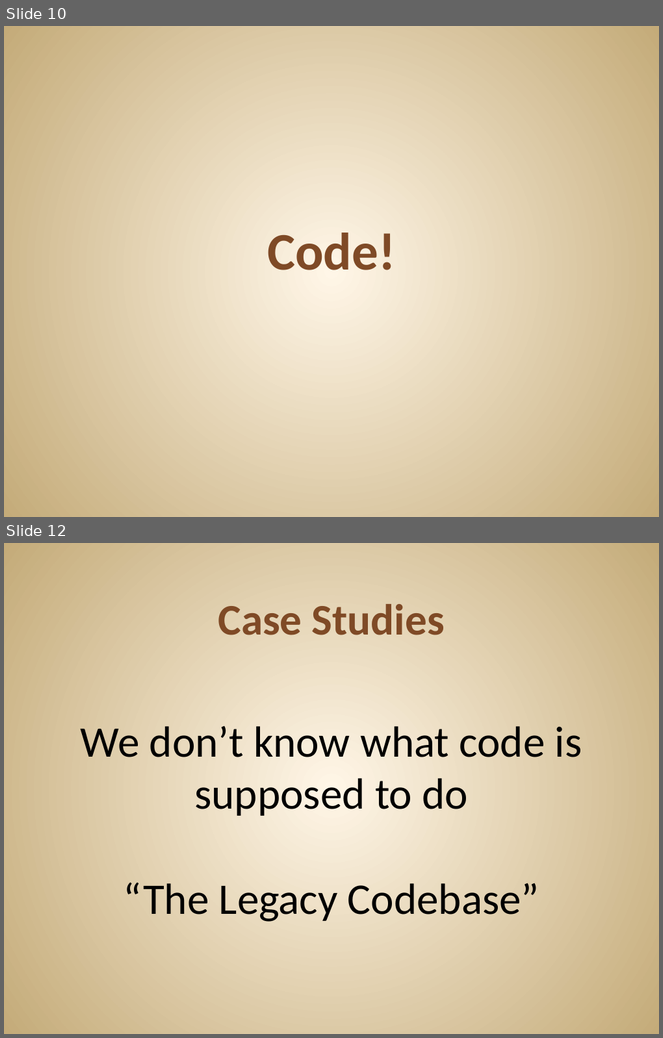
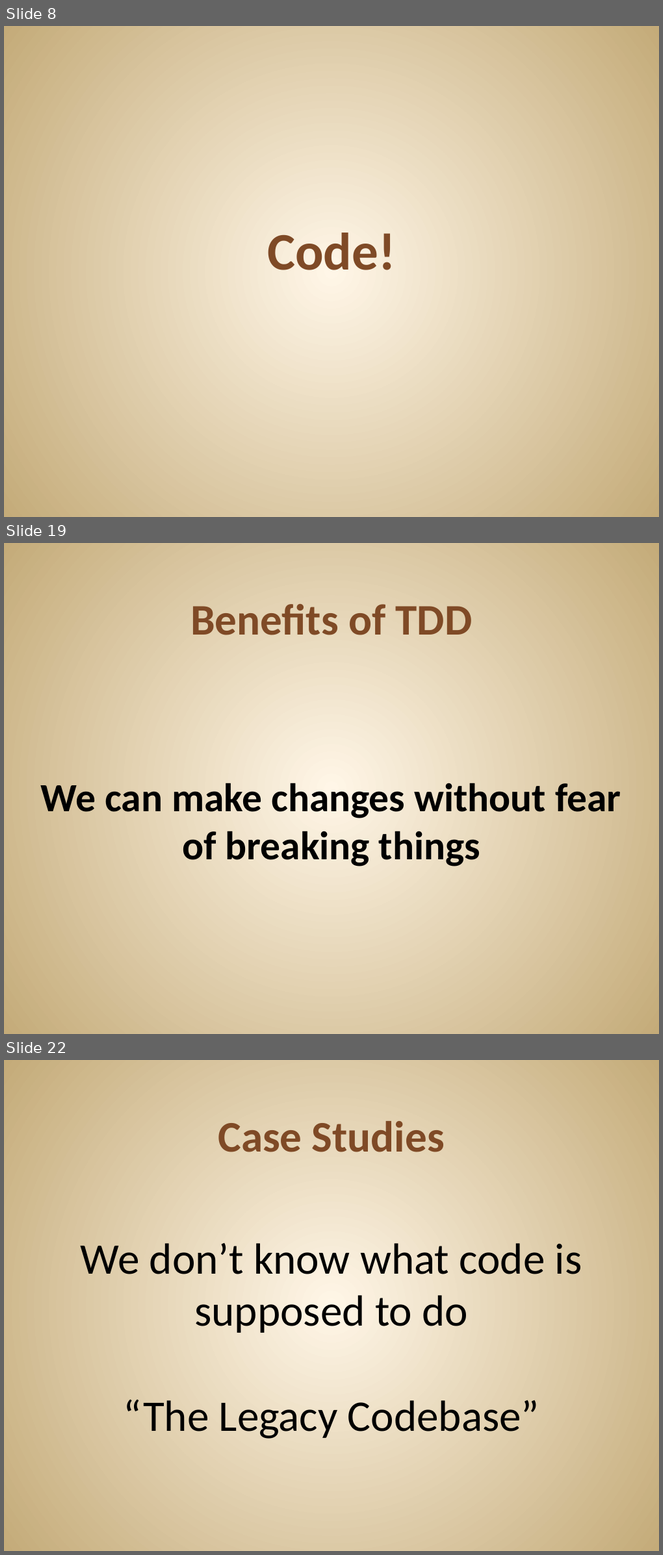
Before and after one commit to JonKruger/TDD-In-Action, a slide deck: TDD In Action.pptx. Shown one above the other, each under a label of ours: slides 10 and 12 before the commit, slides 8, 19 and 22 after it; the slides between them are not shown. The pictures are 663x1038 and 663x1555 pixels, drawn with LibreOffice and Linux fonts; fonts in the diff are those of the drawing. Boxes give left, top, right and bottom in pixels: in the first picture for what was removed or moved away, otherwise in the second. Text is boxed around its words. In the diff, an @@ line names an element or a change of style, - is before the commit and + after.

```diff
--- a/TDD In Action.pptx
+++ b/TDD In Action.pptx
@@ slide 19 added at [4,543,659,1034], background gradient #FFF7E8 to #C4AA7A @@
@@ title added at [191,604,473,635], 48 pt, text #804B26, bold @@
+Benefits of TDD
@@ text added at [41,783,622,867], 44 pt, text #000000, bold @@
+We can make changes without fear of breaking things
@@ what was slide 10 is now slide 8 @@
@@ what was slide 12 is now slide 22 @@
```
Also in this commit, not shown: 1 slide changed, 12 other slides added, 3 slides removed, 1 other file.
